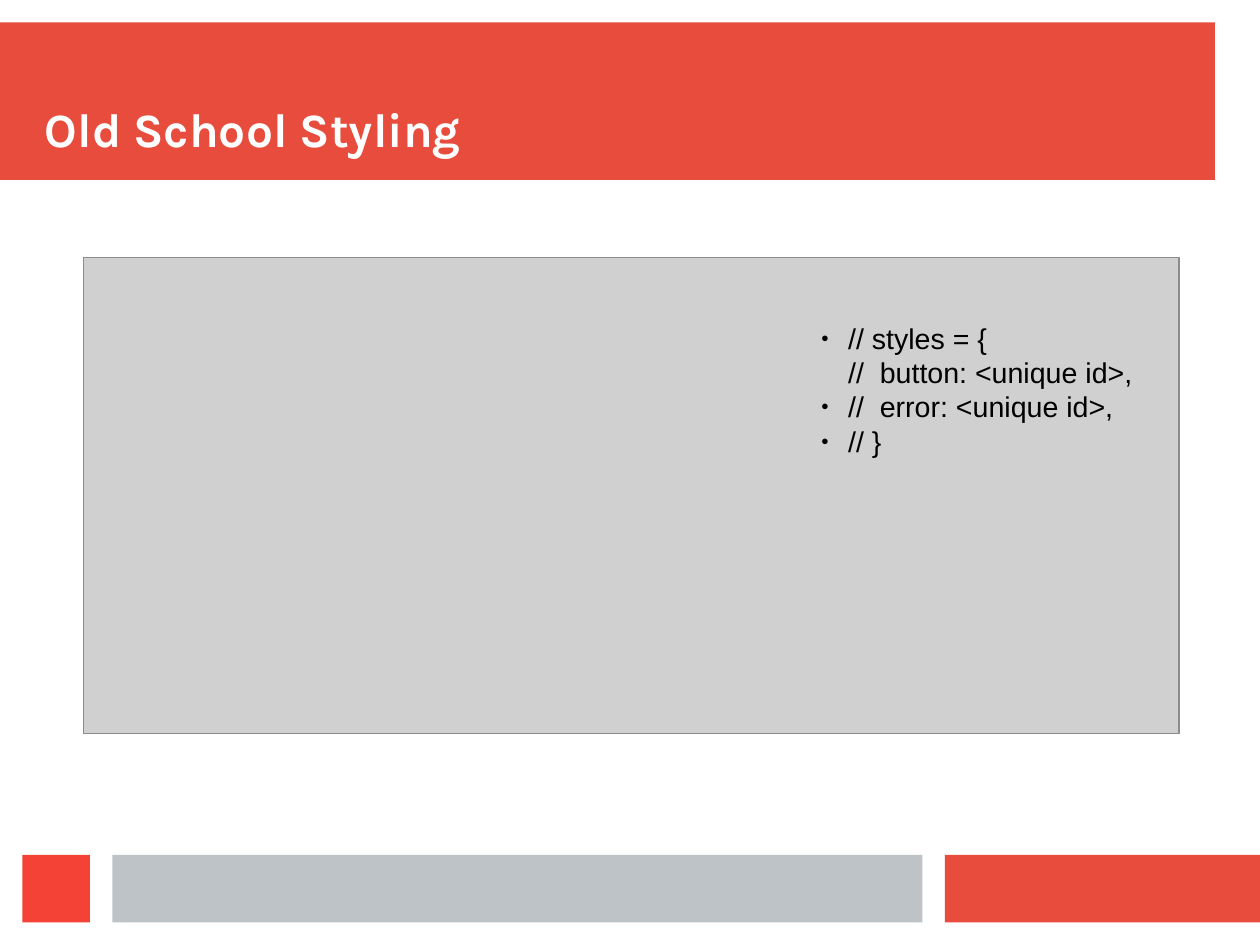
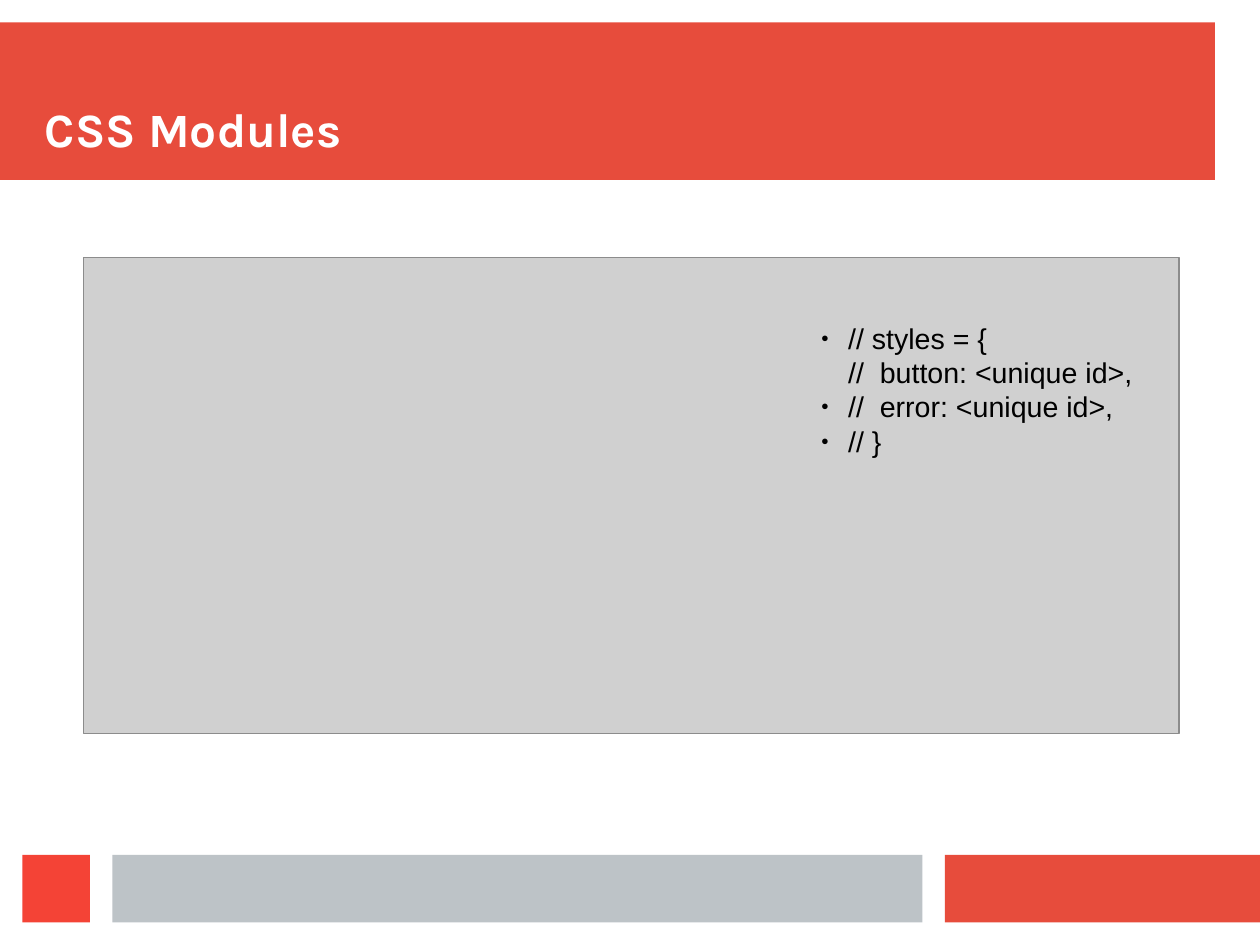
Before and after one commit to aruberto/styling-javascript-components, a slide deck: slide 14 of styling_react_components.odp (slide 15 before the commit). Drawn at 1260x945 pixels with LibreOffice and Linux fonts; fonts in the diff are those of the drawing; grey boxes stand for pictures. Boxes give left, top, right and bottom in pixels: in the first picture for what was removed or moved away, otherwise in the second. Text is boxed around its words. In the diff, an @@ line names an element or a change of style, - is before the commit and + after.

```diff
--- a/styling_react_components.odp
+++ b/styling_react_components.odp
@@ title at (45, 114, 341, 148): text changed @@
-Old School Styling
+CSS Modules
```
Also in this commit, not shown: 4 other slides changed, 1 slide added, 1 slide removed.
